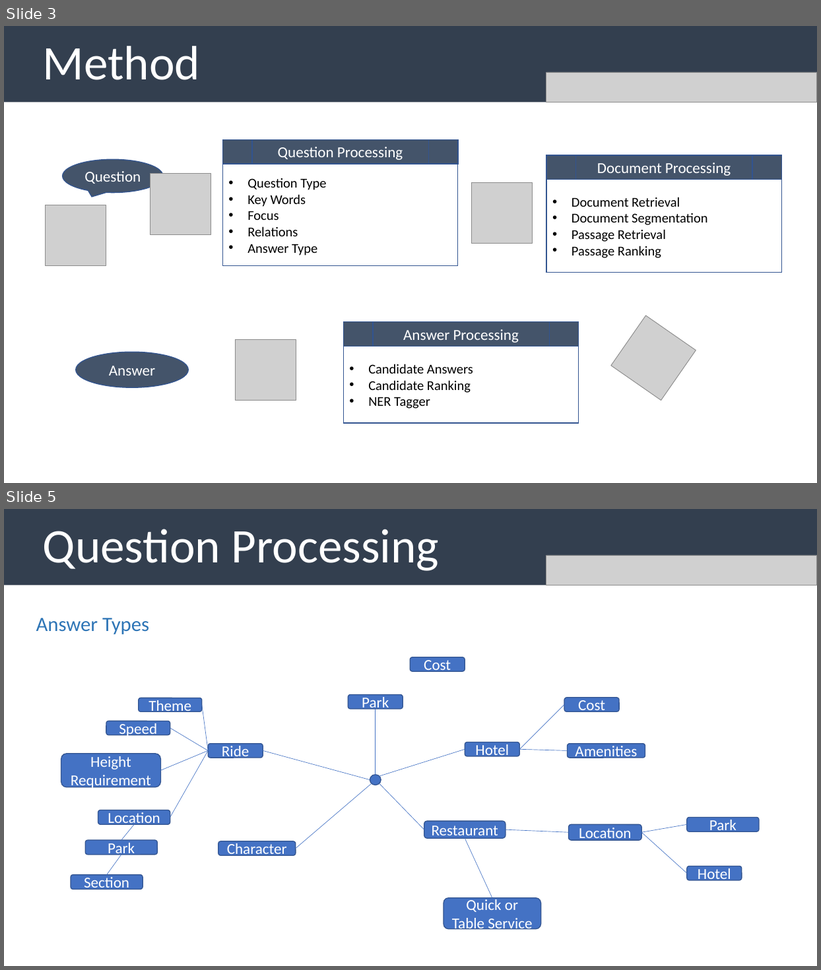
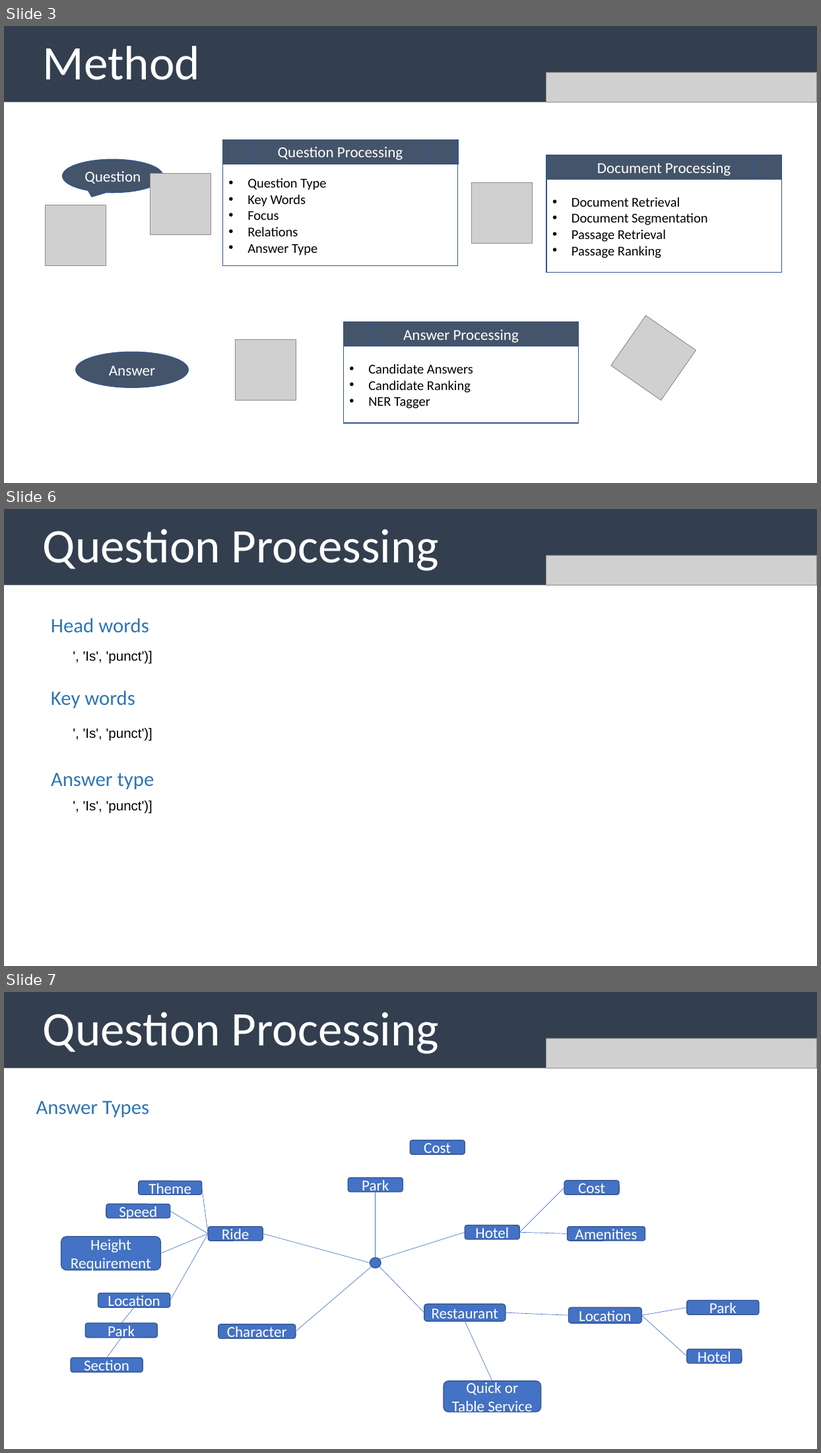
Before and after one commit to uabinf/nlp-group-project-fall-2020-disneyqanda, a slide deck: disneyqanda.pptx. Shown one above the other, each under a label of ours: slides 3 and 5 before the commit, slides 3, 6 and 7 after it; the slides between them are not shown. The pictures are 821x970 and 821x1453 pixels, drawn with LibreOffice and Linux fonts; fonts in the diff are those of the drawing; grey boxes stand for pictures. Boxes give left, top, right and bottom in pixels: in the first picture for what was removed or moved away, otherwise in the second. Text is boxed around its words. In the diff, an @@ line names an element or a change of style, - is before the commit and + after.

Commit message:
Added trained classifier for answer type

```diff
--- a/disneyqanda.pptx
+++ b/disneyqanda.pptx
@@ slide 6 added at (4, 509, 817, 966), background #FFFFFF @@
@@ rectangle added at (4, 509, 817, 586), fill #333F50, 57 pt, text #FFFFFF @@
+Question Processing
@@ picture added at (547, 555, 817, 586) @@
@@ text added at (51, 618, 149, 633), 24 pt, text #2E75B6 @@
+Head words
@@ text added at (83, 651, 152, 664), 16 pt, text #000000 @@
+', 'Is', 'punct')]
@@ text added at (51, 691, 135, 708), 24 pt, text #2E75B6 @@
+Key words
@@ text added at (83, 728, 152, 741), 16 pt, text #000000 @@
+', 'Is', 'punct')]
@@ text added at (51, 773, 154, 789), 24 pt, text #2E75B6 @@
+Answer type
@@ text added at (83, 801, 152, 814), 16 pt, text #000000 @@
+', 'Is', 'punct')]
@@ what was slide 5 is now slide 7 @@
```
Also in this commit, not shown: 1 slide changed, 1 other slide added, 5 other files.
